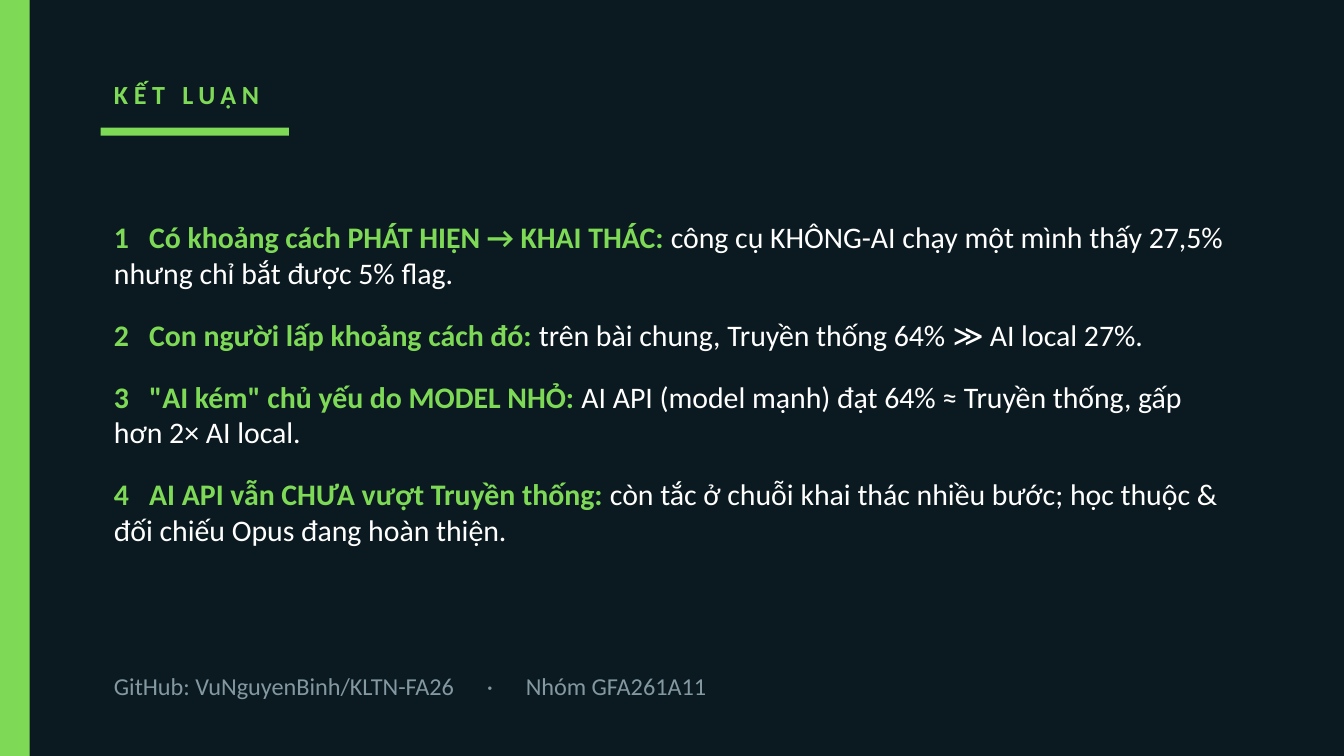
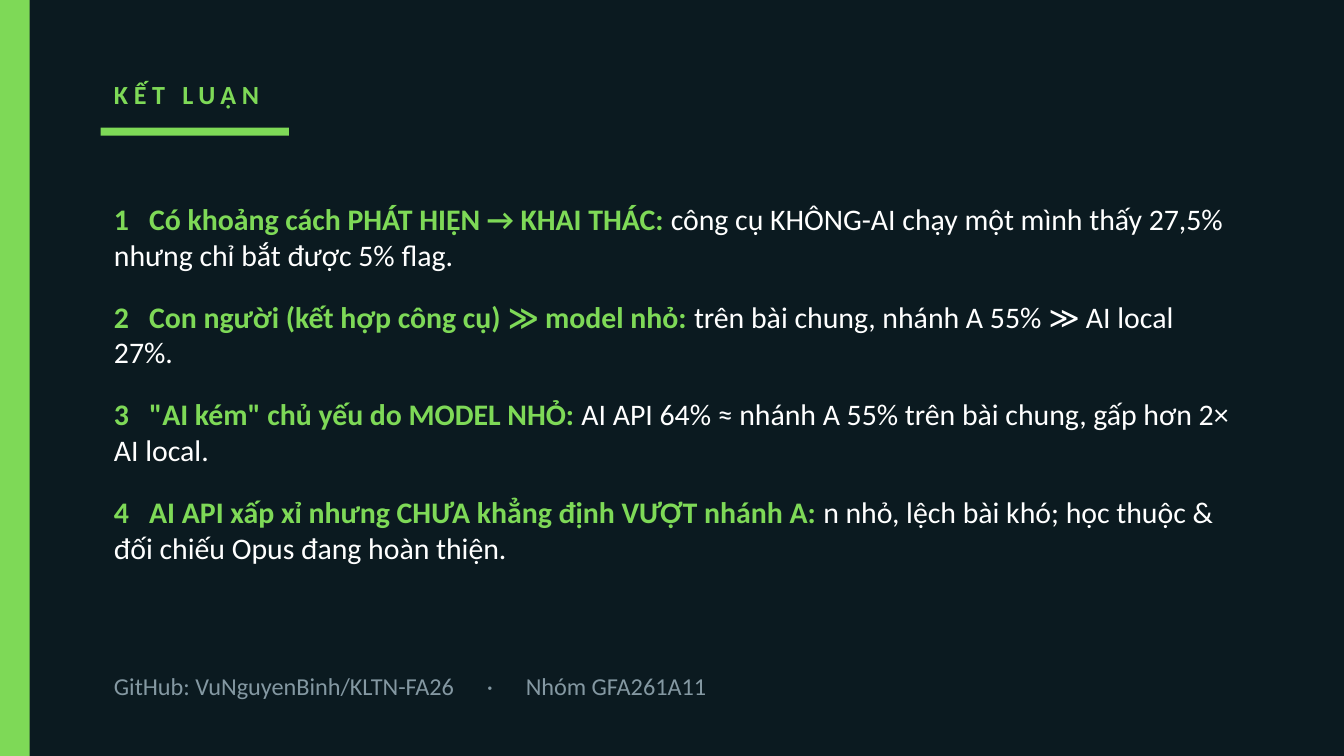
Before and after one commit to VuNguyenBinh/KLTN-FA26, a slide deck: slide 16 of Slide/KTLN_slide.pptx. Drawn at 1344x756 pixels with LibreOffice and Linux fonts; fonts in the diff are those of the drawing. Boxes give left, top, right and bottom in pixels: in the first picture for what was removed or moved away, otherwise in the second. Text is boxed around its words. In the diff, an @@ line names an element or a change of style, - is before the commit and + after.

```diff
--- a/Slide/KTLN_slide.pptx
+++ b/Slide/KTLN_slide.pptx
@@ text at (114, 305, 1229, 564): text changed @@
-2 Con người lấp khoảng cách đó: trên bài chung, Truyền thống 64% ≫ AI local 27%.
-3 "AI kém" chủ yếu do MODEL NHỎ: AI API (model mạnh) đạt 64% ≈ Truyền thống, gấp hơn 2× AI local.
-4 AI API vẫn CHƯA vượt Truyền thống: còn tắc ở chuỗi khai thác nhiều bước; học thuộc & đối chiếu Opus đang hoàn thiện.
+2 Con người (kết hợp công cụ) ≫ model nhỏ: trên bài chung, nhánh A 55% ≫ AI local 27%.
+3 "AI kém" chủ yếu do MODEL NHỎ: AI API 64% ≈ nhánh A 55% trên bài chung, gấp hơn 2× AI local.
+4 AI API xấp xỉ nhưng CHƯA khẳng định VƯỢT nhánh A: n nhỏ, lệch bài khó; học thuộc & đối chiếu Opus đang hoàn thiện.
```
Also in this commit, not shown: 3 other slides changed, 5 other files.
